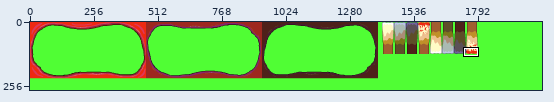
Sprite sheet -- assets/spritesheet.png. Above, an overview of the earlier version with the close-up marked.
Close-up. The starting point:
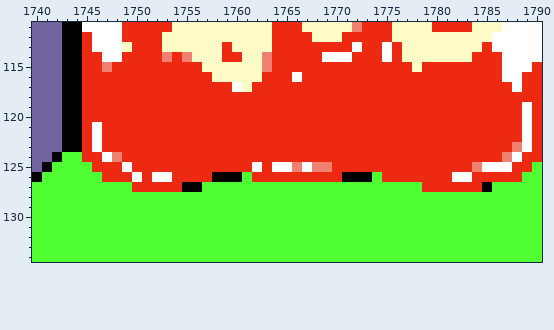
The file is 2048x271 pixels. Shown: x 1740..1790, y 111..134.
Once edited:
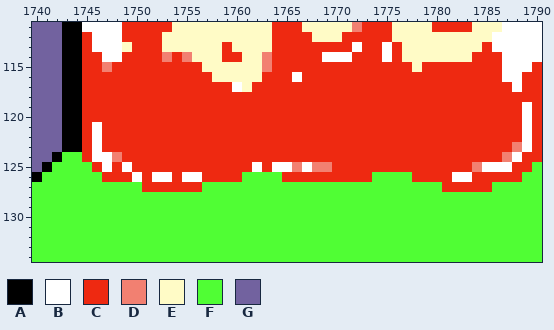
Palette (. is transparent): A #000000  B #ffffff  C #ee2911  D #f28071  E #fffbc6  F #50fe34  G #72629f
Diff:
@@ x 1740..1790 @@
 123 GGGAACBCCCCCCCCCCCCCCCCCCCCCCCCCCCCCCCCCCCCCCCCCDBC
-124 GGAFFCCBDCCCCCCCCCCCCCCCCCCCCCCCCCCCCCCCCCCCCCCDBCC
-125 GAFFFFCCCBCCCCCCCCCCCCBCBBDBDDCCCCCCCCCCCCCCDBBBCCF
-126 AFFFFFFCCCBCBBCCCCAAAFCCCCCCCCCAAAFCCCCCCCBBCCCCCFF
-127 FFFFFFFFFFCCCCCAAFFFFFFFFFFFFFFFFFFFFFFCCCCCCAFFFFF
+124 GGAFFCBBDCCCCCCCCCCCCCCCCCCCCCCCCCCCCCCCCCCCCCCDBCC
+125 GAFFFFCBCBCCCCCCCCCCCCBCBBDBDDCCCCCCCCCCCCCCDBBBCCF
+126 AFFFFFFCCCBCBBCBBCCCCFFFFCCCCCCCCCFFFFCCCCBBCCCCCFF
+127 FFFFFFFFFFFCCCCCCFFFFFFFFFFFFFFFFFFFFFFFFCCCCCFFFFF
 128 FFFFFFFFFFFFFFFFFFFFFFFFFFFFFFFFFFFFFFFFFFFFFFFFFFF
